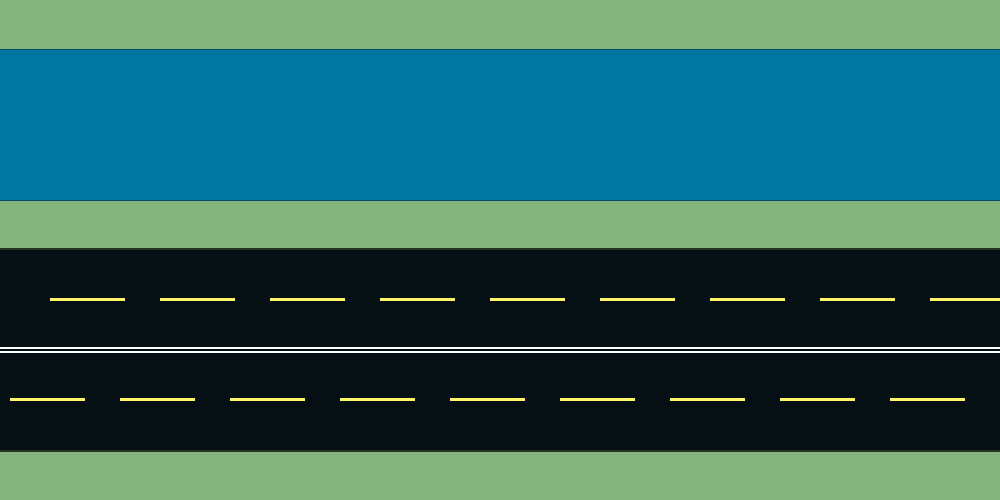
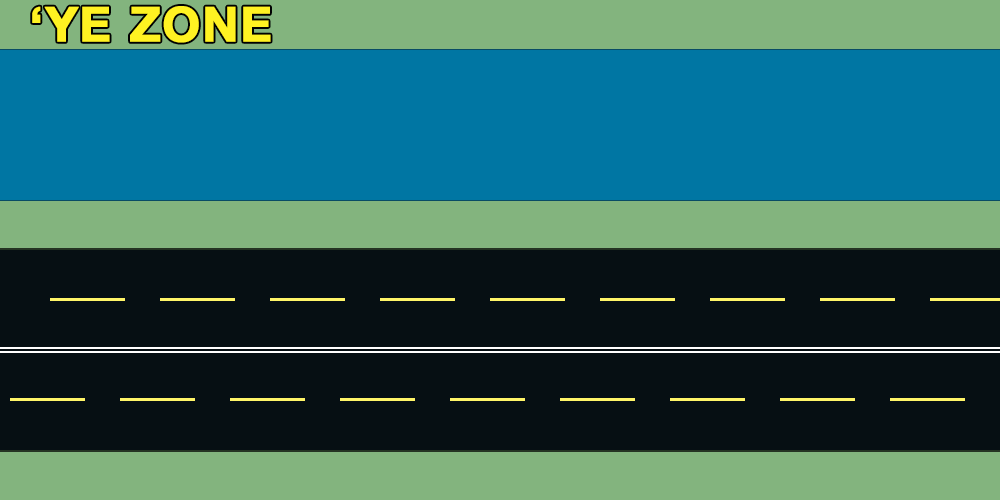
Layers edited between the first and the second (1000, 500) image:
added layer "‘YE ZONE" above "road" over [32, 6, 271, 43]
